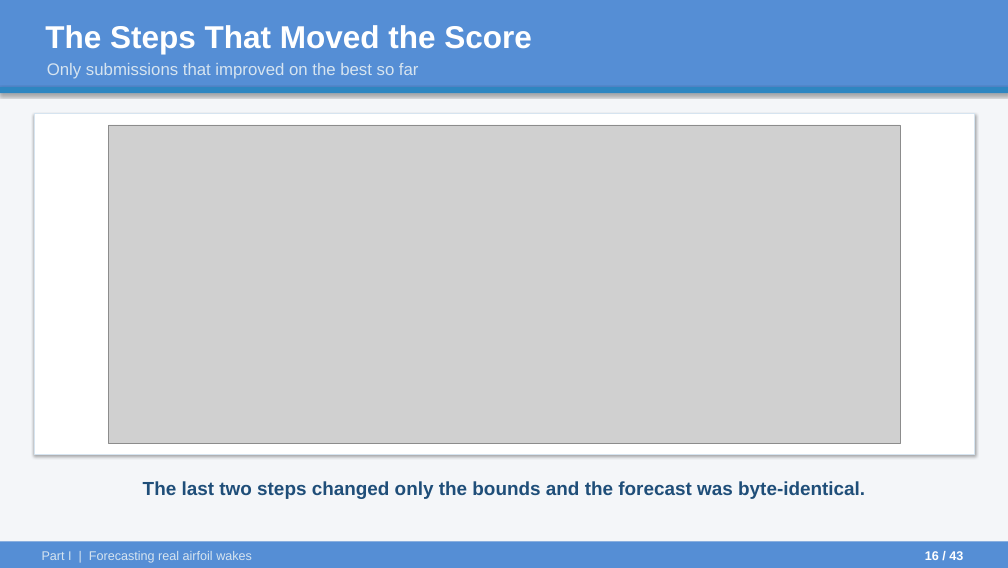
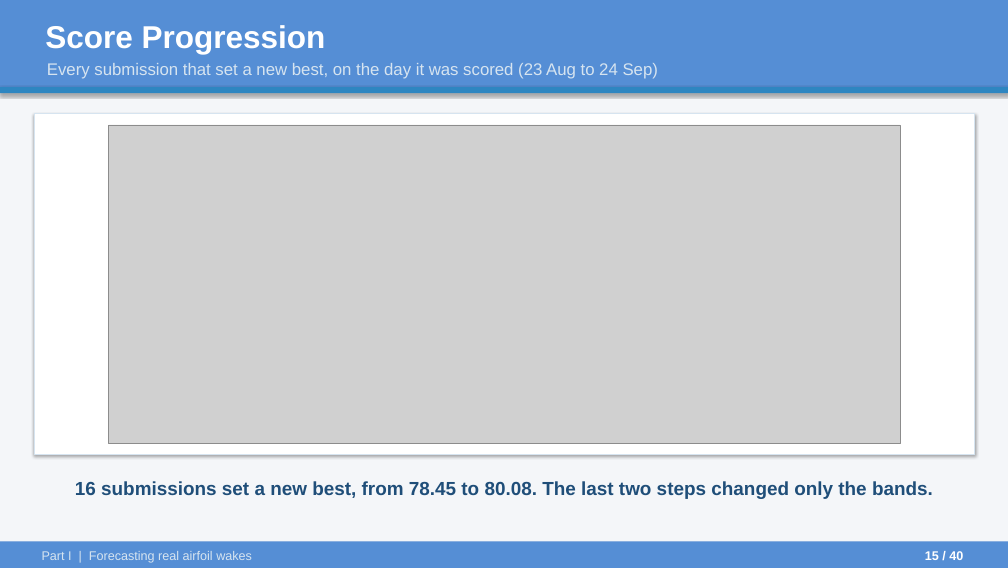
Before and after one commit to ARYAMANN7279/aurora-from-scratch-jax, a slide deck: slide 15 of UGP_Final/UGP_Final_Presentation.pptx (slide 16 before the commit). Drawn at 1008x568 pixels with LibreOffice and Linux fonts; fonts in the diff are those of the drawing; grey boxes stand for pictures. Boxes give left, top, right and bottom in pixels: in the first picture for what was removed or moved away, otherwise in the second. Text is boxed around its words. In the diff, an @@ line names an element or a change of style, - is before the commit and + after.

```diff
--- a/UGP_Final/UGP_Final_Presentation.pptx
+++ b/UGP_Final/UGP_Final_Presentation.pptx
@@ text at box(45, 25, 326, 54): text changed @@
-The Steps That Moved the Score
+Score Progression
@@ text at box(47, 63, 658, 79): text changed @@
-Only submissions that improved on the best so far
+Every submission that set a new best, on the day it was scored (23 Aug to 24 Sep)
@@ text at box(75, 481, 933, 499): text changed @@
-The last two steps changed only the bounds and the forecast was byte-identical.
+16 submissions set a new best, from 78.45 to 80.08. The last two steps changed only the bands.
@@ text at box(925, 551, 963, 560): text changed @@
-16 / 43
+15 / 40
```
Also in this commit, not shown: 35 other slides changed, 3 slides removed, 30 other files.
